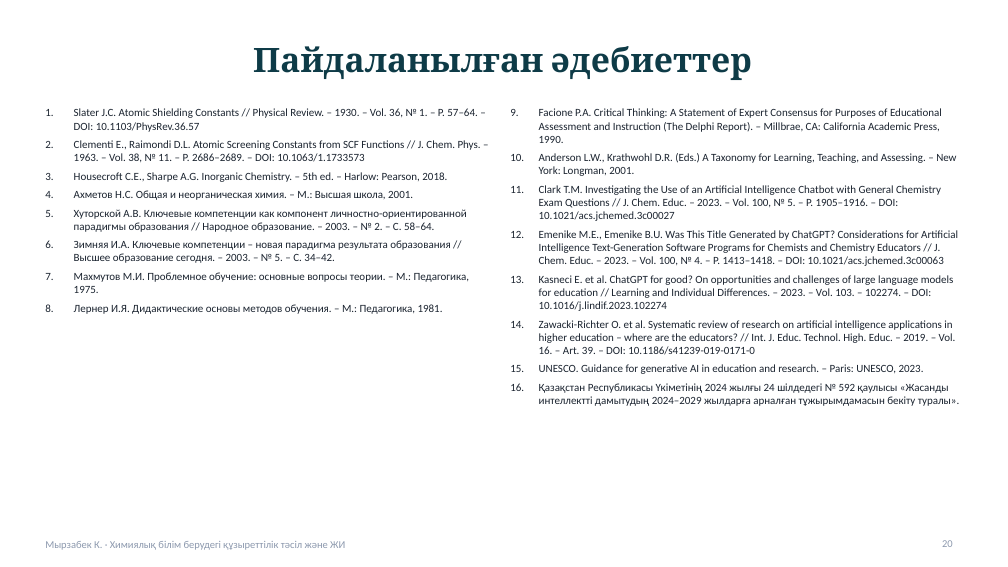
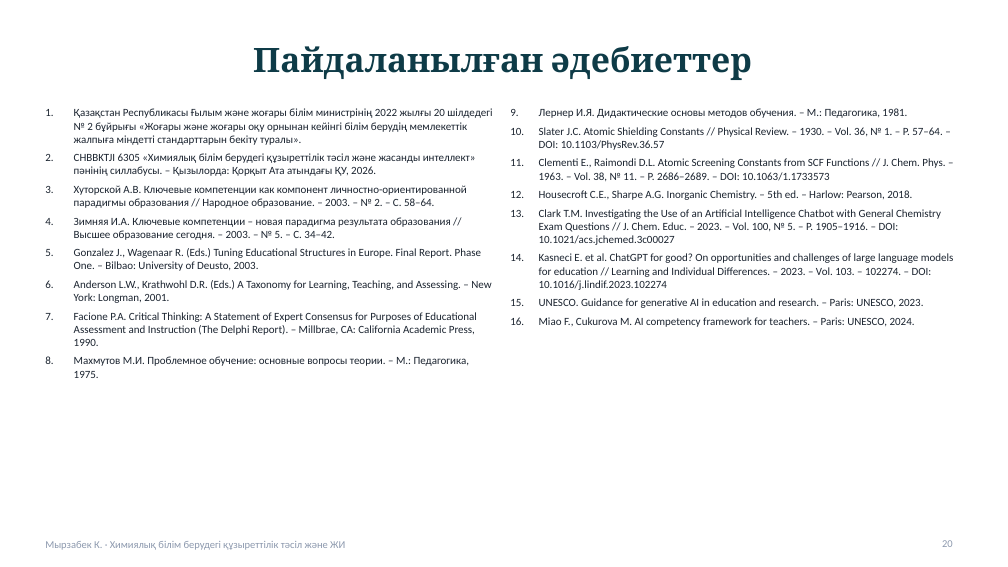
Before and after one commit to kamilamyrzabek6-hash/-, a slide deck: slide 20 of presentation/Slater_Kuzyrettilik_ZhI_Myrzabek.pptx. Drawn at 1008x567 pixels with LibreOffice and Linux fonts; fonts in the diff are those of the drawing. Boxes give left, top, right and bottom in pixels: in the first picture for what was removed or moved away, otherwise in the second. Text is boxed around its words. In the diff, an @@ line names an element or a change of style, - is before the commit and + after.

```diff
--- a/presentation/Slater_Kuzyrettilik_ZhI_Myrzabek.pptx
+++ b/presentation/Slater_Kuzyrettilik_ZhI_Myrzabek.pptx
@@ text at (74, 108, 492, 176): text changed @@
-1. Slater J.C. Atomic Shielding Constants // Physical Review. – 1930. – Vol. 36, № 1. – P. 57–64. – DOI: 10.1103/PhysRev.36.57
-2. Clementi E., Raimondi D.L. Atomic Screening Constants from SCF Functions // J. Chem. Phys. – 1963. – Vol. 38, № 11. – P. 2686–2689. – DOI: 10.1063/1.1733573
-3. Housecroft C.E., Sharpe A.G. Inorganic Chemistry. – 5th ed. – Harlow: Pearson, 2018.
-4. Ахметов Н.С. Общая и неорганическая химия. – М.: Высшая школа, 2001.
+1. Қазақстан Республикасы Ғылым және жоғары білім министрінің 2022 жылғы 20 шілдедегі № 2 бұйрығы «Жоғары және жоғары оқу орнынан кейінгі білім берудің мемлекеттік жалпыға міндетті стандарттарын бекіту туралы».
+2. CHBBKTJI 6305 «Химиялық білім берудегі құзыреттілік тәсіл және жасанды интеллект» пәнінің силлабусы. – Қызылорда: Қорқыт Ата атындағы ҚУ, 2026.
@@ text at (539, 108, 945, 200): text changed @@
-9. Facione P.A. Critical Thinking: A Statement of Expert Consensus for Purposes of Educational Assessment and Instruction (The Delphi Report). – Millbrae, CA: California Academic Press, 1990.
-10. Anderson L.W., Krathwohl D.R. (Eds.) A Taxonomy for Learning, Teaching, and Assessing. – New York: Longman, 2001.
+9. Лернер И.Я. Дидактические основы методов обучения. – М.: Педагогика, 1981.
+10. Slater J.C. Atomic Shielding Constants // Physical Review. – 1930. – Vol. 36, № 1. – P. 57–64. – DOI: 10.1103/PhysRev.36.57
+11. Clementi E., Raimondi D.L. Atomic Screening Constants from SCF Functions // J. Chem. Phys. – 1963. – Vol. 38, № 11. – P. 2686–2689. – DOI: 10.1063/1.1733573
+12. Housecroft C.E., Sharpe A.G. Inorganic Chemistry. – 5th ed. – Harlow: Pearson, 2018.
@@ text at (539, 230, 958, 266): paragraph removed @@
-12. Emenike M.E., Emenike B.U. Was This Title Generated by ChatGPT? Considerations for Artificial Intelligence Text-Generation Software Programs for Chemists and Chemistry Educators // J. Chem. Educ. – 2023. – Vol. 100, № 4. – P. 1413–1418. – DOI: 10.1021/acs.jchemed.3c00063
@@ text at (74, 248, 491, 346): paragraphs added @@
+5. Gonzalez J., Wagenaar R. (Eds.) Tuning Educational Structures in Europe. Final Report. Phase One. – Bilbao: University of Deusto, 2003.
+6. Anderson L.W., Krathwohl D.R. (Eds.) A Taxonomy for Learning, Teaching, and Assessing. – New York: Longman, 2001.
+7. Facione P.A. Critical Thinking: A Statement of Expert Consensus for Purposes of Educational Assessment and Instruction (The Delphi Report). – Millbrae, CA: California Academic Press, 1990.
@@ text at (74, 304, 443, 314): paragraph removed @@
-8. Лернер И.Я. Дидактические основы методов обучения. – М.: Педагогика, 1981.
@@ text at (539, 320, 956, 355): paragraph removed @@
-14. Zawacki-Richter O. et al. Systematic review of research on artificial intelligence applications in higher education – where are the educators? // Int. J. Educ. Technol. High. Educ. – 2019. – Vol. 16. – Art. 39. – DOI: 10.1186/s41239-019-0171-0
@@ text at (539, 317, 915, 327): text changed @@
-16. Қазақстан Республикасы Үкіметінің 2024 жылғы 24 шілдедегі № 592 қаулысы «Жасанды интеллектті дамытудың 2024–2029 жылдарға арналған тұжырымдамасын бекіту туралы».
+16. Miao F., Cukurova M. AI competency framework for teachers. – Paris: UNESCO, 2024.
```
Also in this commit, not shown: 7 other slides changed, 10 slides added, 10 slides removed, 1 other file.
